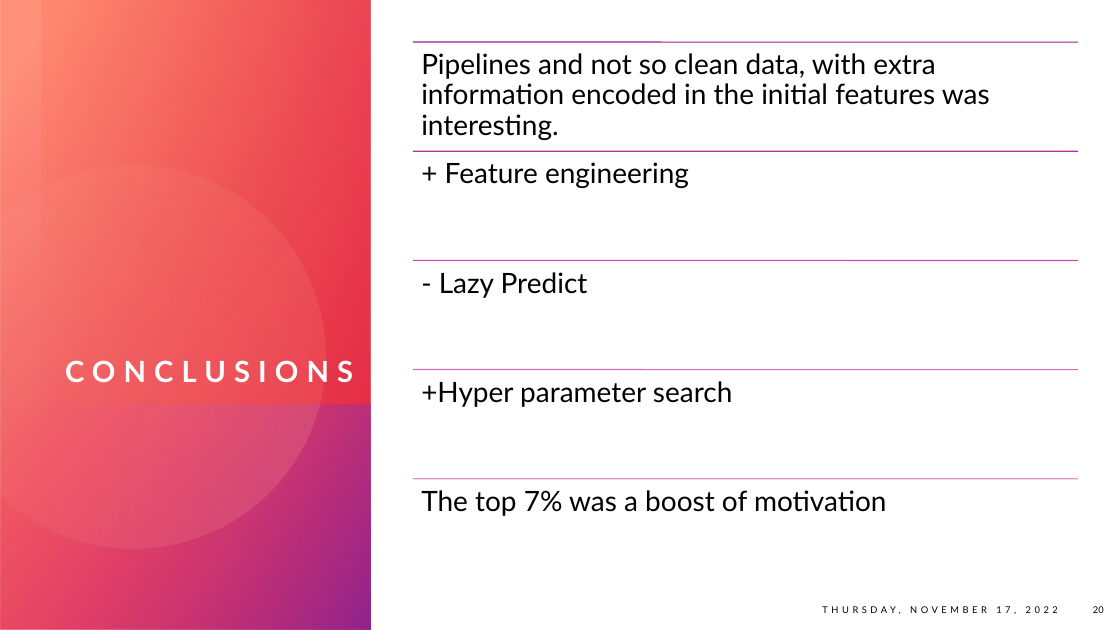
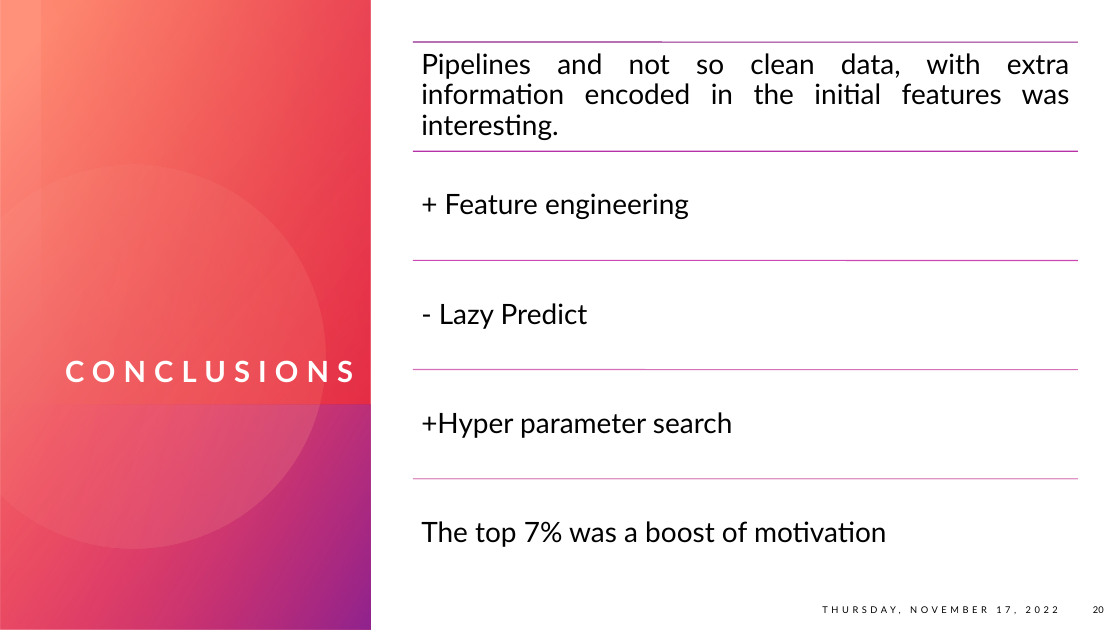
Before and after one commit to JoaoAnt42/FAA_TitanicSpace, a slide deck: slide 20 of Slides/Slides.pptx. Drawn at 1120x630 pixels with LibreOffice and Linux fonts; fonts in the diff are those of the drawing. Boxes give left, top, right and bottom in pixels: in the first picture for what was removed or moved away, otherwise in the second. Text is boxed around its words. In the diff, an @@ line names an element or a change of style, - is before the commit and + after.

```diff
--- a/Slides/Slides.pptx
+++ b/Slides/Slides.pptx
@@ text "Pipelines and not so clean ..." at (421, 53, 1070, 140): alignment left to justified @@
@@ vertical alignment top to middle in 4 elements at (445, 193, 689, 219), (439, 303, 588, 329), (421, 412, 732, 438), (421, 521, 887, 547) @@
```
Also in this commit, not shown: 1 other slide changed.
